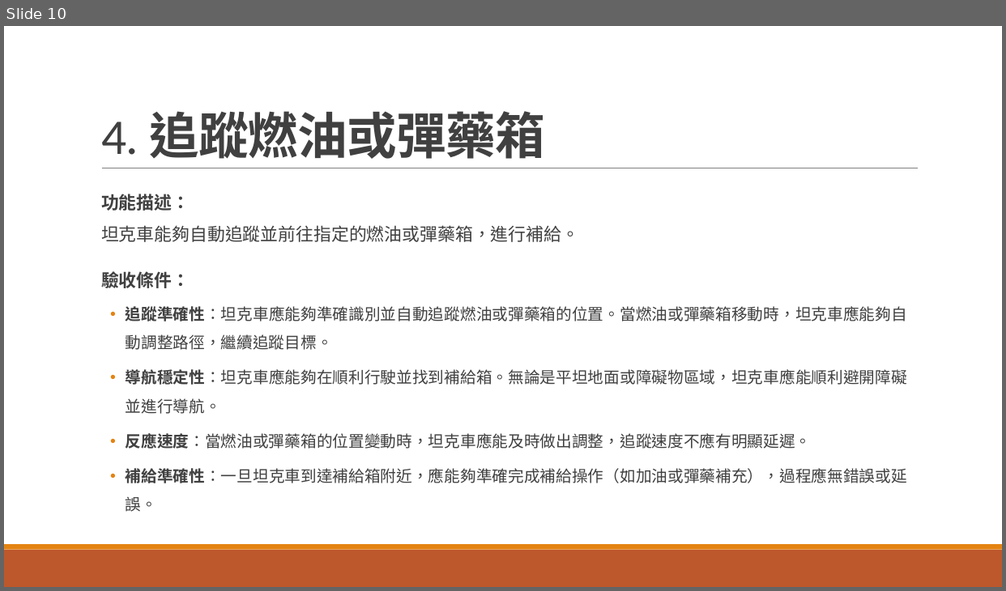
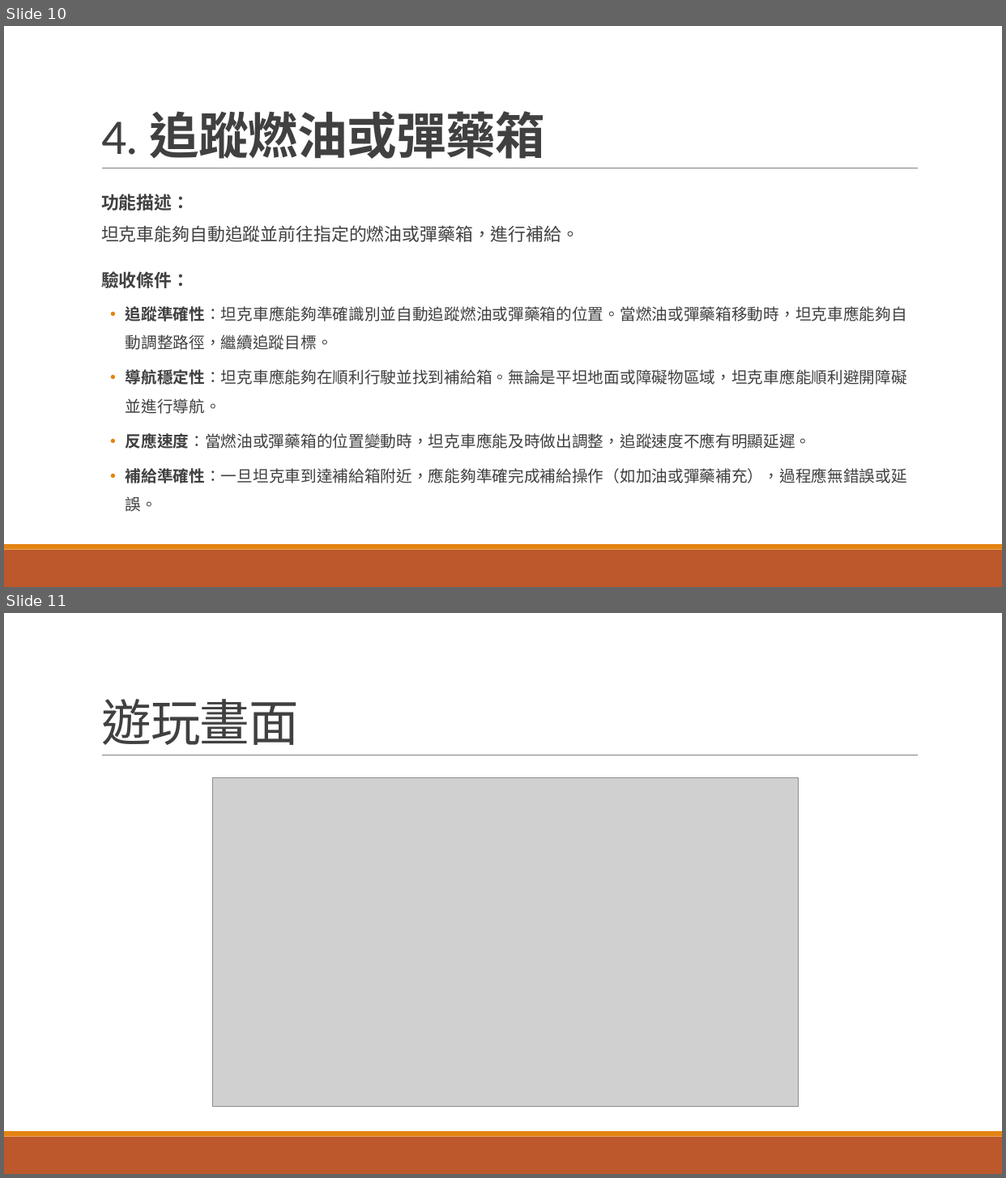
Before and after one commit to a147852z/machine_learning, a slide deck: 114-2坦克fighting.pptx. Shown one above the other, each under a label of ours: slide 10 before the commit, slides 10 and 11 after it. The pictures are 1006x591 and 1006x1178 pixels, drawn with LibreOffice and Linux fonts; fonts in the diff are those of the drawing; grey boxes stand for pictures. Boxes give left, top, right and bottom in pixels: in the first picture for what was removed or moved away, otherwise in the second. Text is boxed around its words. In the diff, an @@ line names an element or a change of style, - is before the commit and + after.

```diff
--- a/114-2坦克fighting.pptx
+++ b/114-2坦克fighting.pptx
@@ slide 11 added at [4,613,1002,1174], background #FFFFFF; not listed: 3 template elements that a slide beside it also shows @@
@@ title added at [101,699,299,745], 48 pt, text #404040 @@
+遊玩畫面
@@ picture added at [213,777,799,1107] @@
```
Also in this commit, not shown: 1 slide changed.
